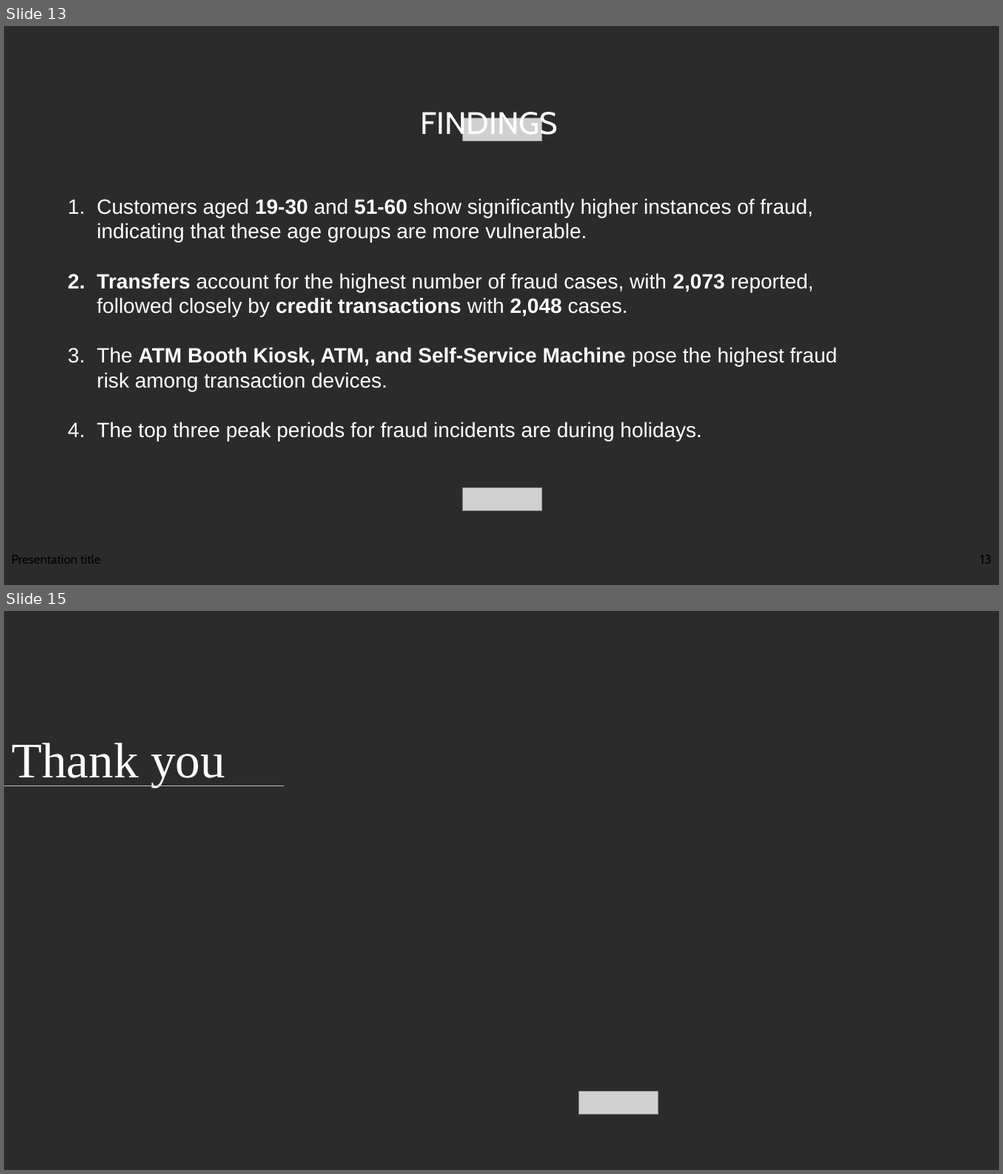
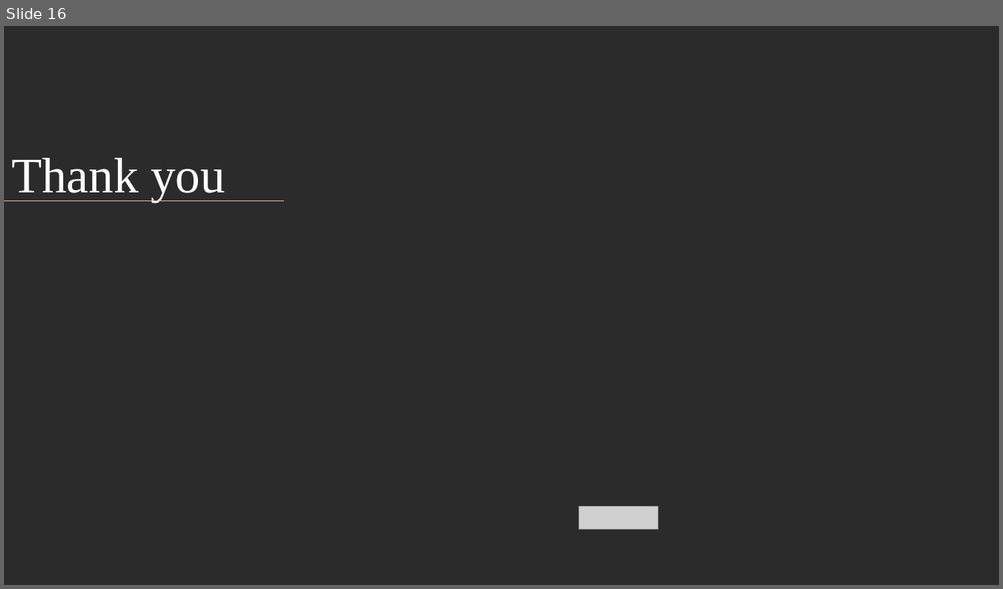
Before and after one commit to gkipkirui1/DSF-PT08P5-GROUP4-CAPSTONE-PROJECT, a slide deck: presentation/powerpoint_presentation.pptx. Shown one above the other, each under a label of ours: slides 13 and 15 before the commit, slide 16 after it; the slides between them are not shown. The pictures are 1003x1174 and 1003x589 pixels, drawn with LibreOffice and Linux fonts; fonts in the diff are those of the drawing; grey boxes stand for pictures; background and template pictures are left out; a plain dark background stands for a picture behind light text. Boxes give left, top, right and bottom in pixels: in the first picture for what was removed or moved away, otherwise in the second. Text is boxed around its words. In the diff, an @@ line names an element or a change of style, - is before the commit and + after.

```diff
--- a/presentation/powerpoint_presentation.pptx
+++ b/presentation/powerpoint_presentation.pptx
@@ slide 13 removed at box(4, 26, 999, 585), background picture (left out) @@
@@ text removed at box(421, 108, 558, 141) @@
-FINDINGS
@@ picture removed at box(463, 118, 542, 141) @@
@@ text removed at box(96, 198, 837, 441) @@
-1. Customers aged 19-30 and 51-60 show significantly higher instances of fraud, indicating that these age groups are more vulnerable.
-2. Transfers account for the highest number of fraud cases, with 2,073 reported, followed closely by credit transactions with 2,048 cases.
-3. The ATM Booth Kiosk, ATM, and Self-Service Machine pose the highest fraud risk among transaction devices.
-4. The top three peak periods for fraud incidents are during holidays.
@@ picture removed at box(463, 488, 542, 511) @@
@@ text removed at box(11, 555, 100, 564) @@
-Presentation title
@@ page number removed at box(980, 555, 991, 564) @@
-13
@@ what was slide 15 is now slide 16 @@
```
Also in this commit, not shown: 10 slides changed, 5 slides added, 3 other slides removed, 1 other file.
